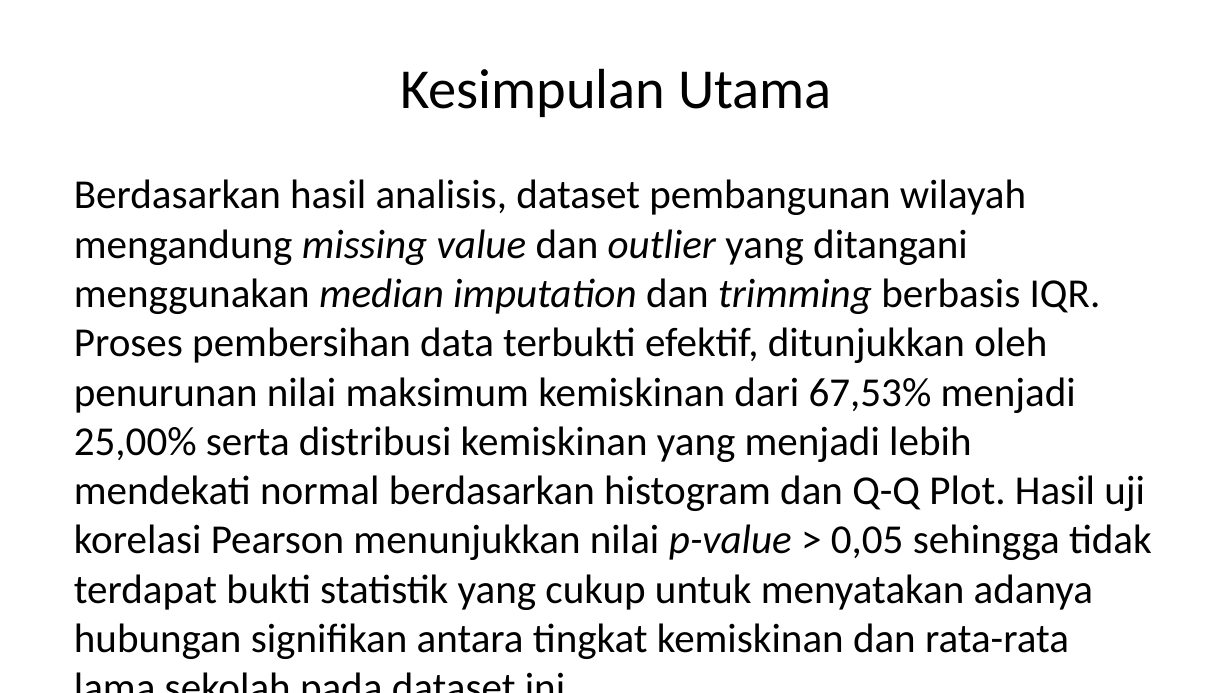
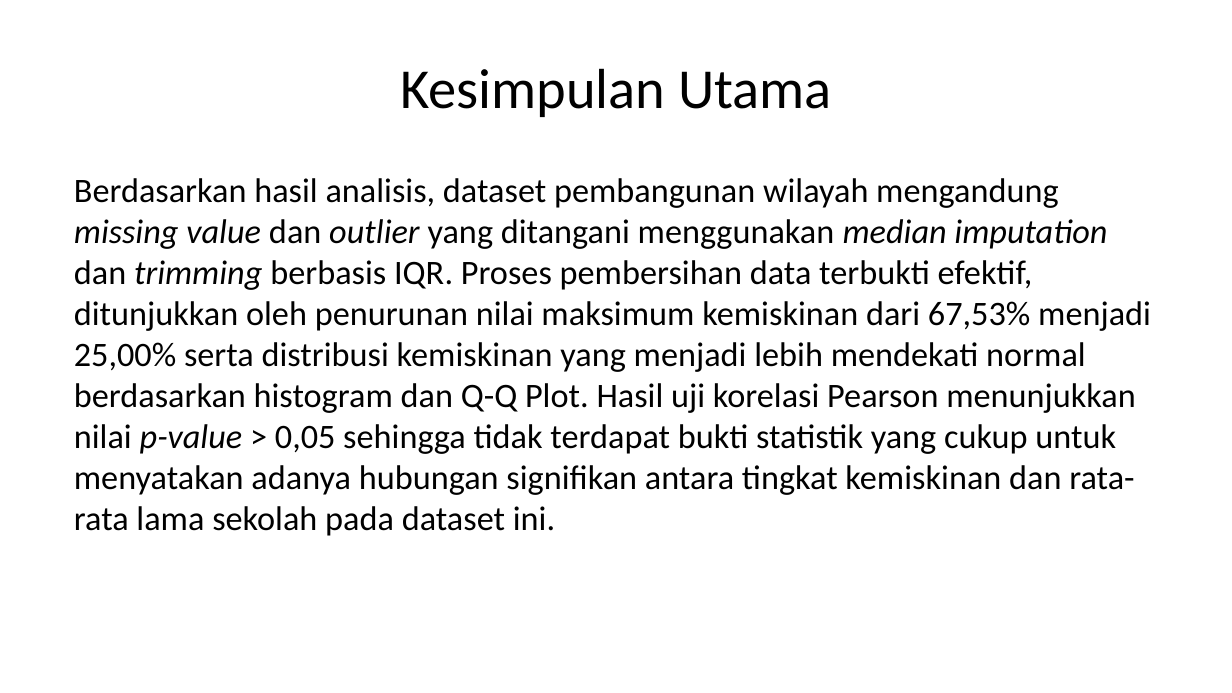
Before and after one commit to inbloom21/probstatproyekakhir, a slide deck: slide 20 of dokumen/PPT-Laporan.pptx. Drawn at 1232x693 pixels with LibreOffice and Linux fonts; fonts in the diff are those of the drawing. Boxes give left, top, right and bottom in pixels: in the first picture for what was removed or moved away, otherwise in the second. Text is boxed around its words. In the diff, an @@ line names an element or a change of style, - is before the commit and + after.

```diff
--- a/dokumen/PPT-Laporan.pptx
+++ b/dokumen/PPT-Laporan.pptx
@@ text "Berdasarkan hasil analisis, dataset pembangunan ..." at (74,178,1151,536): size 24 to 20 pt @@
```
Also in this commit, not shown: 1 other slide changed.
